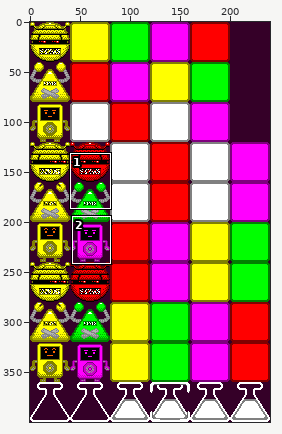
Sprite sheet, stored at levels/screens/0-3.png. Above: a wide view before the commit, with the close-up outlined.
Close-up. Before the commit:
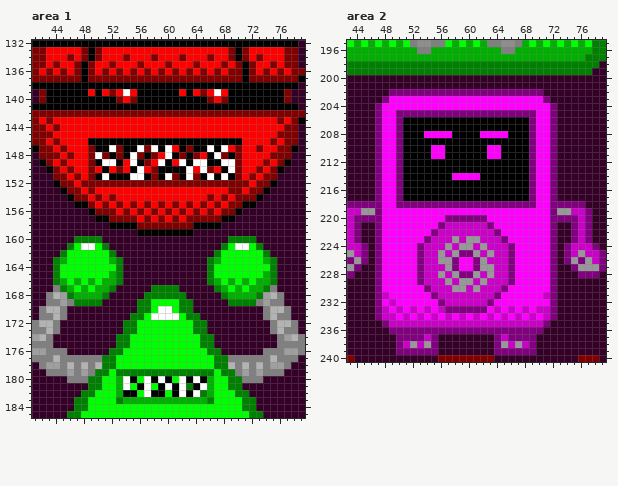
The file is 240x400 pixels. Colours within 5 levels of each other are drawn and written as one. Shown: area 1: x 41..79, y 132..185; area 2: x 43..79, y 195..240. The commit also changed other parts of the picture, which this record leaves out.
New version:
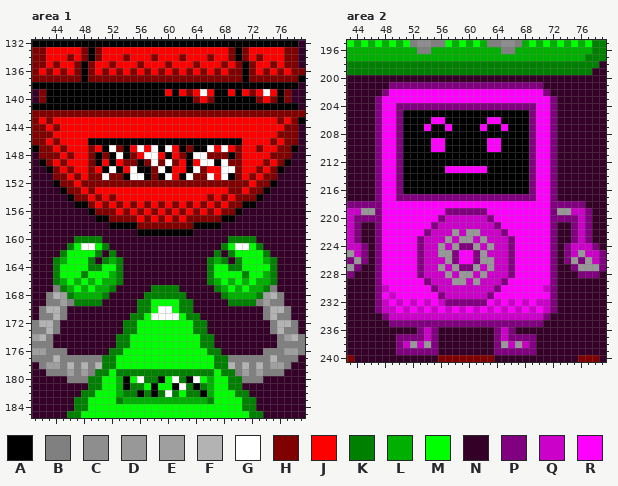
Palette (. is transparent): A #000000  B #808080  C #8e8e8e  D #989898  E #9f9f9f  F #b3b3b3  G #ffffff  H #800000  J #ff0000  K #008000  L #00b000  M #00ff00  N #350028  P #80007f  Q #cb00c9  R #ff00ff
Diff:
Changed rows in their new state; - is an unchanged pixel.
Area 1:
first column x 49:
139 A-AAAAA----J--H-G-AAJ-JHJGJ
140 ----AAA--------HJ-AA----HJH
first column x 50:
147 J----J-J---------J--
148 A--G-HJGG-AJ--GGHH--
149 -JAJHH--GHGHJ-J-G--H
150 --GA-GAA-G-JJAGHJ-G-
151 H-HH-------J---H-J--
first column x 48:
162 --KN----------------NK--
163 -KNK----------------KNK-
164 -KK------------------KK-
165 K----------------------K
first column x 54:
180 AMGKKAMGK--M
181 AKKMAMM----K
182 KKAK-KGKMKKA
Area 2:
first column x 47:
201 --PPPPPPPPPPPPPPPPPPPPPP--
202 -PRRRRRRRRRRRRRRRRRRRRRRP-
203 PR----------------------RP
204 ---PPPPPPPPPPPPPPPPPPPP---
205 ----AAAAAAAAAAAAAAAAAA----
206 --------RR------RR--------
207 -------R--R----R--R-------
208 -------AAAA----AAAA-------
209 --------RR------RR--------
211 --------AA------AA--------
213 ----------RRRRRR----------
214 -----------AAAA-----------
217 ----PPPPPPPPPPPPPPPPPP----
218 ---RRRRRRRRRRRRRRRRRRRR---
219 ----------PPPPPP----------
220 ---------PQQQQQQP---------
221 --------PQ------QP--------
222 -------PQ--D-DD--QP-------
223 ------PQ--DQD-QD--QP------
224 ---------DQDPPDQD---------
225 ----------DPRRPDQ---------
226 ---------Q------D---------
227 ---------DQDPPDQ----------
228 ---------QDQDDQDQ---------
229 ------RP--QD-QDQ--PR------
230 -Q-----RP--QQ-Q--PR-----Q-
231 -RQ-----RP------PR------R-
232 -QRQ-Q-Q-QPPPPPPRQ-Q-Q-QQ-
233 --QRQRQRQRQRQRQRQRQRQRQR--
234 NP-Q-Q-Q-Q-Q-Q-Q-Q-Q-Q-QPN
235 -NPPPPPPPPPPPPPPPPPPPPPPN-
236 --NNNN-Q-NNNNNNNN-Q-NNNN--
Pixel boxes of the changes (left, top, right, bottom) in both close-ups:
changed: (88, 89, 137, 103)
changed: (165, 89, 277, 103)
changed: (95, 145, 235, 180)
changed: (81, 250, 109, 278)
changed: (221, 250, 249, 278)
changed: (123, 376, 207, 397)
changed: (375, 82, 557, 334)
